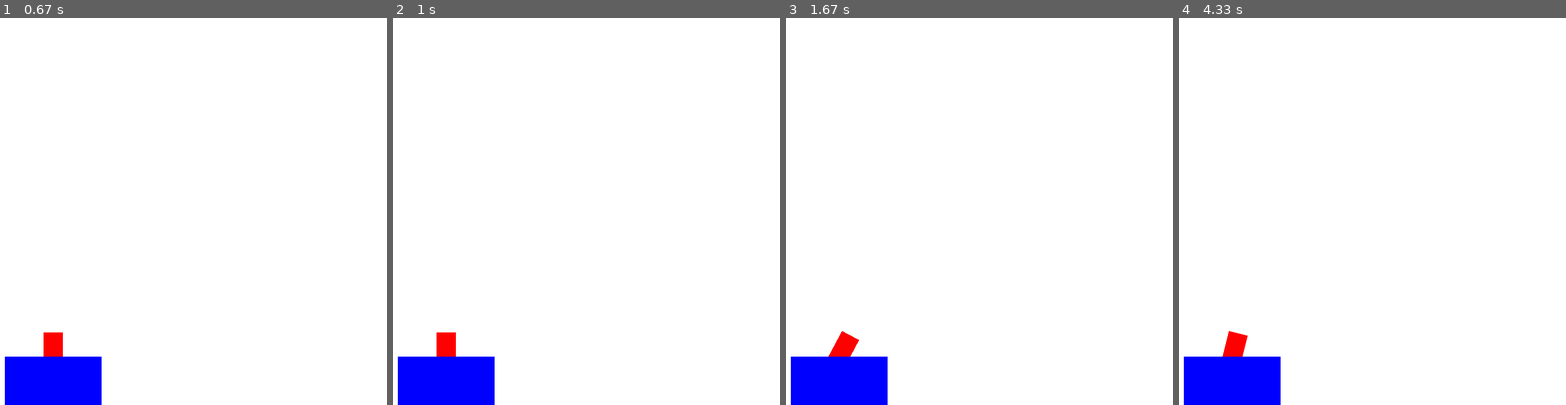
Above: before the commit, frames 1-4 (left to right).
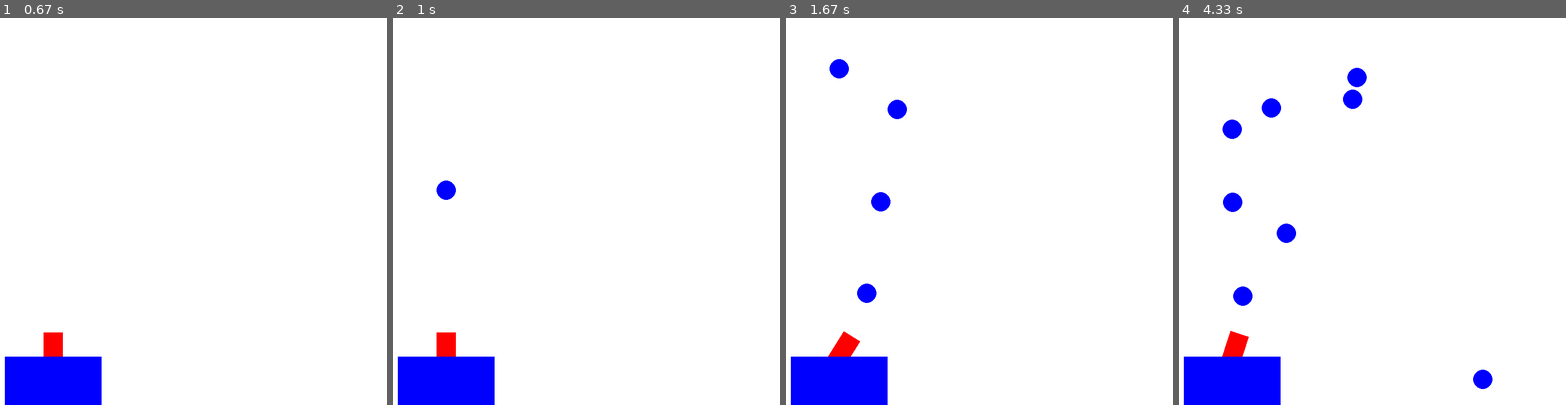
Above: after the commit, the same moments.

Repository: arman-ashrafian/CannonPyGame
Game: pygame game, started from shooter.py
The game is run twice, just before and just after one commit, with the same random seed, the same clock (stepped at 60 frames per second) and the same inputs.
Inputs:
- Up to frame 1 (0.67 s): tap Space at 0.33 s
- Up to frame 2 (1 s): tap Space at 0.67 s
- Up to frame 3 (1.67 s): hold Right 1-1.47 s; tap Space at 1.07, 1.37, 1.57 s; hold Right from 1.5 s (still down)
- Up to frame 4 (4.33 s): tap Space at 1.87, 2.07, 2.37, 2.63, 2.93, 3.07, 3.37, 3.73, 4.03, 4.23 s; release Right at 1.97 s; hold Left 2-2.53 s; hold Left 2.57-2.97 s; hold Right 3-3.63 s; hold Left 3.67-4.13 s; hold Right from 4.17 s (still down)

Frame 1 is identical in both runs. In frame 2, 0.2% of the frame differs, in the area x 11-17%, y 42-47%; in frame 3, 0.8%; in frame 4, 1.6%, in the area x 11-81%, y 12-96%.

Commit message:
balls shoot good

Diff:
--- a/shooter.py
+++ b/shooter.py
@@ -24,11 +24,68 @@
 
 # Set up
 clock = pg.time.Clock()
-fps = 60
+fps = 65
 done = False
 
 fontObj = pg.font.SysFont('monospace', 32, bold=True)
 fontObj2 = pg.font.SysFont('monospace', 18, bold=True)
+
+class Ball:
+
+    speedY = 0
+
+    def __init__(self, angleShot, speed, color, pos):
+        self.angleShot = angleShot
+        self.speed = speed
+        self.speedY = speed
+        self.color = color
+        self.x = pos[0]
+        self.y = pos[1]
+
+
+    def updateBall(self):
+        vx0 = self.speed * math.cos(math.radians(90 + self.angleShot))
+        vy0 = self.speedY * math.sin(math.radians(90 + self.angleShot))
+
+        self.x = int(self.x + vx0)
+        self.y = int(self.y - vy0)
+
+        self.speedY += -.3
+
+        pg.draw.circle(screen, self.color, (self.x, self.y), 20,0)
+
+class Cannon:
+    xTop = 0
+    yTop = 0
+
+    def __init__(self):
+        pass
+
+    def drawCannon(self, cannonDegrees):
+        barrelX = 110
+        barrelY = HEIGHT - 100
+
+        # barrel surface
+        bsurf = pg.Surface((40,100))
+        bsurf.fill(RED)
+        bsurf.set_colorkey(WHITE)
+
+        barrelRect = pg.draw.rect(bsurf, RED, (0,0,40,100))
+
+        rotatedSurf = pg.transform.rotate(bsurf, cannonDegrees)
+        rotRect = rotatedSurf.get_rect()
+        rotRect.center = (barrelX, barrelY)
+
+        screen.blit(rotatedSurf, rotRect)
+
+        # base
+        pg.draw.rect(screen, BLUE, (10,HEIGHT-100,200,100))
+
+        self.xTop = rotRect.center[0] + (20 * math.cos(math.radians(90 + cannonDegrees)))
+        self.yTop = rotRect.center[1] - (20 * math.sin(math.radians(90 + cannonDegrees)))
+
+
+
 
 def gameIntro():
     global screen
@@ -61,32 +118,21 @@
         pg.display.update()
         clock.tick(fps)
 
-def drawCannon(cannonDegrees):
-    barrelX = 110
-    barrelY = HEIGHT - 100
-
-    # barrel surface
-    bsurf = pg.Surface((40,100))
-    bsurf.fill(RED)
-    bsurf.set_colorkey(WHITE)
-
-    barrelRect = pg.draw.rect(bsurf, RED, (0,0,40,100))
-
-    rotatedSurf = pg.transform.rotate(bsurf, cannonDegrees)
-    rotRect = rotatedSurf.get_rect()
-    rotRect.center = (barrelX, barrelY)
-
-    screen.blit(rotatedSurf, rotRect)
-
-    pg.draw.rect(screen, BLUE, (10,HEIGHT-100,200,100))
-
 
 def gameLoop():
     global done
-    #----Main Loop----#
+
     cannonAngle = 0
     cannonAngleChange = 0
+    ballsShot = []
+
+    cannon = Cannon()
+
+    #----Main Loop----#
     while not done:
+        # clear screen
+        screen.fill(WHITE)
+
         for event in pg.event.get():
             if event.type == pg.QUIT:
                 done = True
@@ -95,6 +141,9 @@
                     cannonAngleChange = -2
                 if event.key == pg.K_LEFT:
                     cannonAngleChange = 2
+                if event.key == pg.K_SPACE:
+                    newBall = Ball(cannonAngle, 18, BLUE, (cannon.xTop, cannon.yTop))
+                    ballsShot.append(newBall)
             if event.type == pg.KEYUP:
                 cannonAngleChange = 0
 
@@ -105,10 +154,17 @@
            cannonAngle += cannonAngleChange
 
 
-        screen.fill(WHITE)
         # --- Drawing
-        drawCannon(cannonAngle)
+        cannon.drawCannon(cannonAngle)
 
+
+        for b in ballsShot:
+            if(b.x > WIDTH or b.x < 0 or b.y < 0 or b.y > HEIGHT):
+                del b
+            else:
+                b.updateBall()
+
+        # --- update screen
         pg.display.flip()
         clock.tick(fps)
 
Empty file added: ball.py
